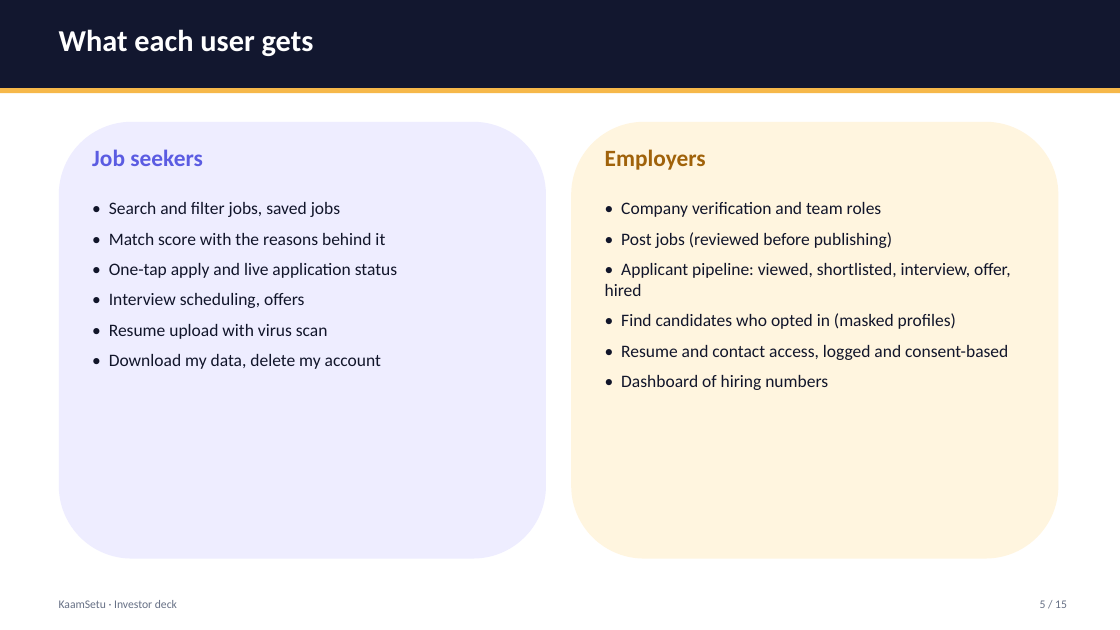
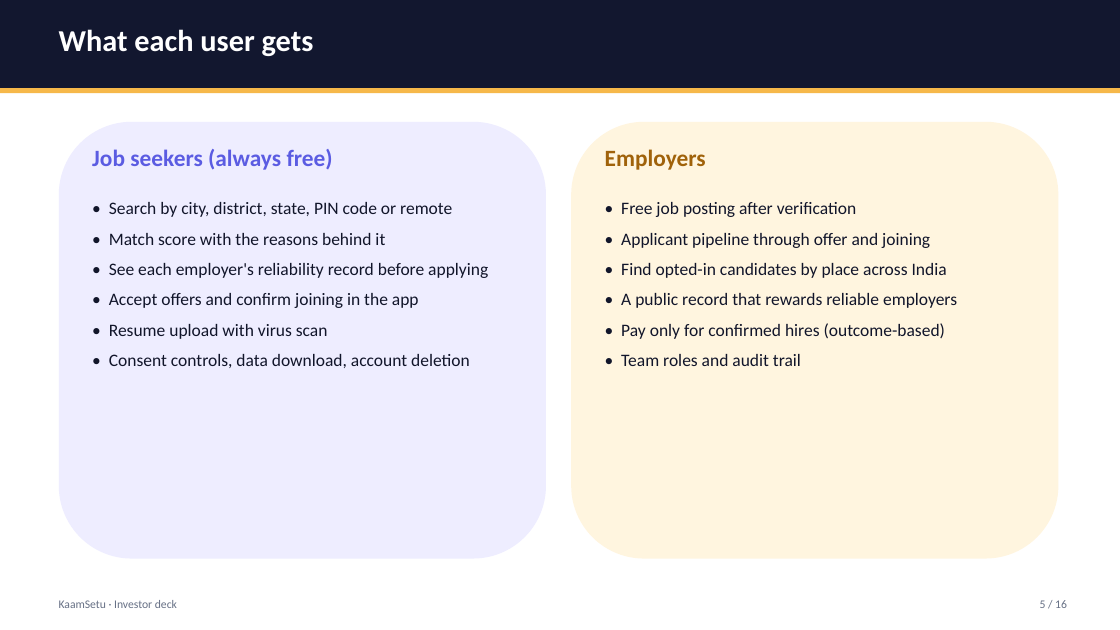
Before and after one commit to Rish866/KaamSetu, a slide deck: slide 5 of docs/decks/KaamSetu-Investor-Deck.pptx. Drawn at 1120x630 pixels with LibreOffice and Linux fonts; fonts in the diff are those of the drawing. Boxes give left, top, right and bottom in pixels: in the first picture for what was removed or moved away, otherwise in the second. Text is boxed around its words. In the diff, an @@ line names an element or a change of style, - is before the commit and + after.

Commit message:
docs: investor and technical decks v2 (India-wide, accountability engine, outcome-based fees, DPDP); refreshed screenshots

```diff
--- a/docs/decks/KaamSetu-Investor-Deck.pptx
+++ b/docs/decks/KaamSetu-Investor-Deck.pptx
@@ text at box(92, 149, 333, 170): text changed @@
-Job seekers
+Job seekers (always free)
@@ text at box(109, 202, 452, 217): text changed @@
-• Search and filter jobs, saved jobs
+• Search by city, district, state, PIN code or remote
@@ text at box(621, 202, 957, 366): text changed @@
-• Company verification and team roles
-• Post jobs (reviewed before publishing)
-• Applicant pipeline: viewed, shortlisted, interview, offer, hired
-• Find candidates who opted in (masked profiles)
-• Resume and contact access, logged and consent-based
-• Dashboard of hiring numbers
+• Free job posting after verification
+• Applicant pipeline through offer and joining
+• Find opted-in candidates by place across India
+• A public record that rewards reliable employers
+• Pay only for confirmed hires (outcome-based)
+• Team roles and audit trail
@@ text at box(109, 263, 488, 308): text changed @@
-• One-tap apply and live application status
-• Interview scheduling, offers
+• See each employer's reliability record before applying
+• Accept offers and confirm joining in the app
@@ text at box(109, 354, 470, 368): text changed @@
-• Download my data, delete my account
+• Consent controls, data download, account deletion
@@ text at box(1040, 600, 1067, 608): text changed @@
-5 / 15
+5 / 16
```
Also in this commit, not shown: 13 other slides changed, 2 slides added, 1 slide removed, 15 other files.
